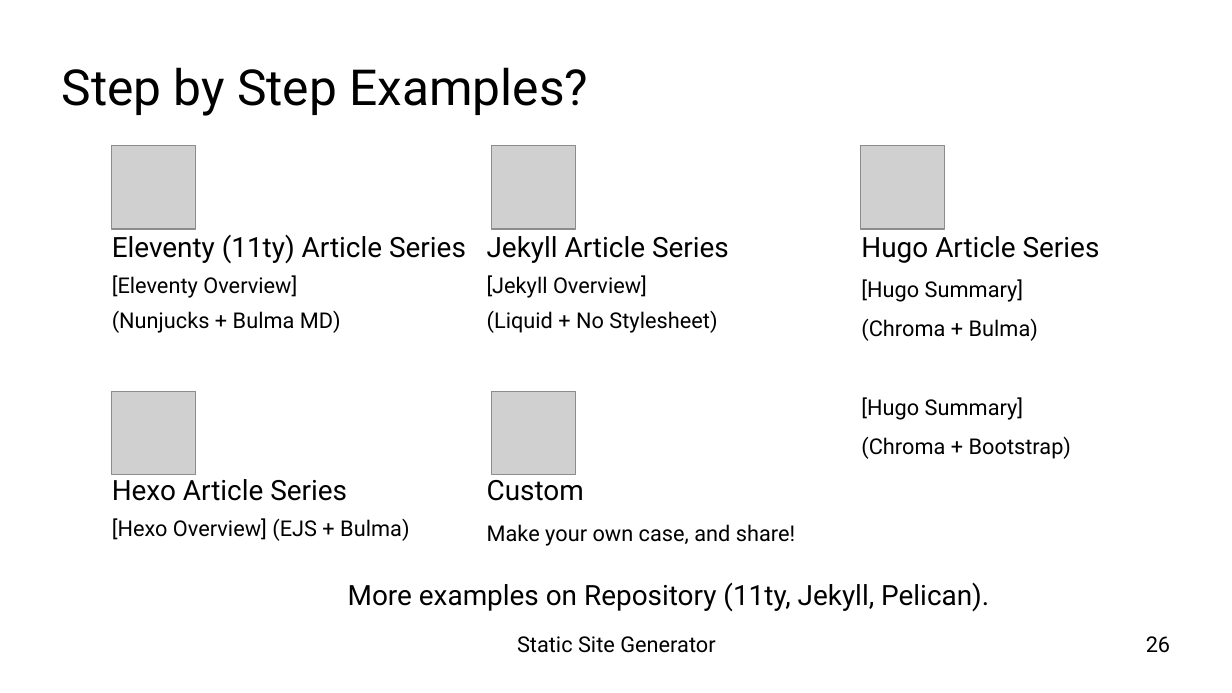
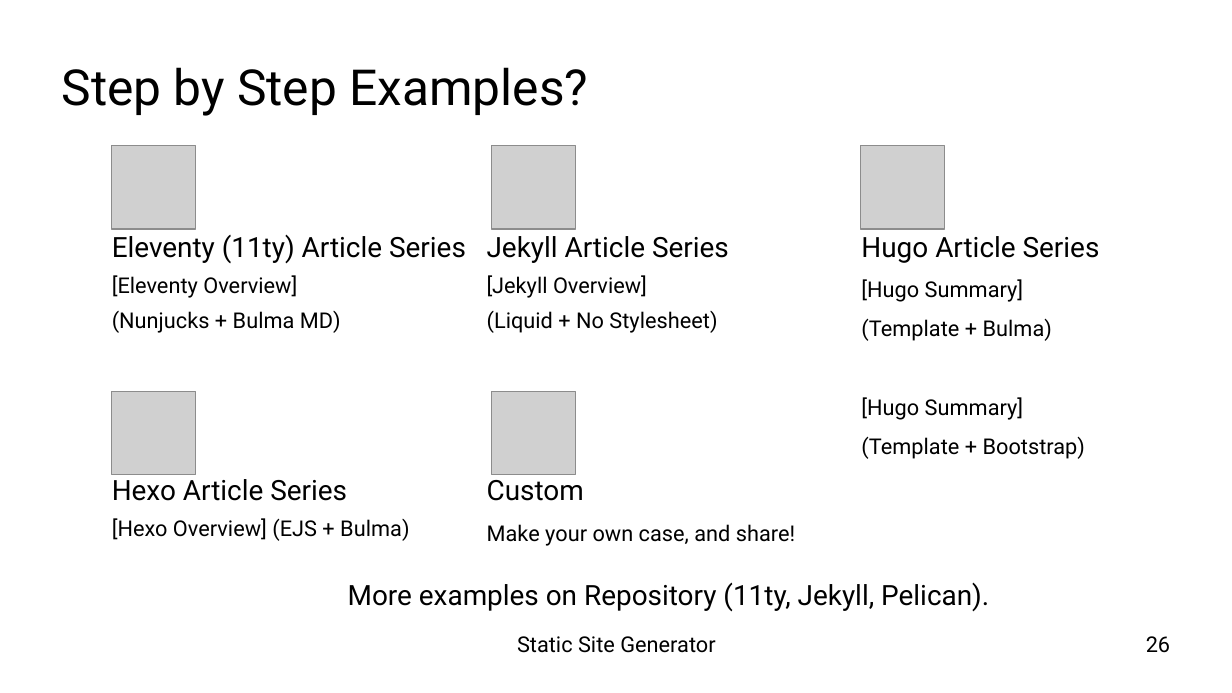
Before and after one commit to epsi-rns/berkas2, a slide deck: slide 26 of impress-presentation/04-concept-ssg/presentation-concept-ssg-plain.odp. Drawn at 1232x693 pixels with LibreOffice and Linux fonts; fonts in the diff are those of the drawing; grey boxes stand for pictures; background and template pictures are left out. Boxes give left, top, right and bottom in pixels: in the first picture for what was removed or moved away, otherwise in the second. Text is boxed around its words. In the diff, an @@ line names an element or a change of style, - is before the commit and + after.

Commit message:
Slides: Fix Chroma Terminology Mistakes to Go html/template

```diff
--- a/impress-presentation/04-concept-ssg/presentation-concept-ssg-plain.odp
+++ b/impress-presentation/04-concept-ssg/presentation-concept-ssg-plain.odp
@@ text at (861, 319, 1052, 341): text changed @@
-(Chroma + Bulma)
+(Template + Bulma)
@@ text at (861, 437, 1085, 459): text changed @@
-(Chroma + Bootstrap)
+(Template + Bootstrap)
```
Also in this commit, not shown: 3 other slides changed, 7 other files.
